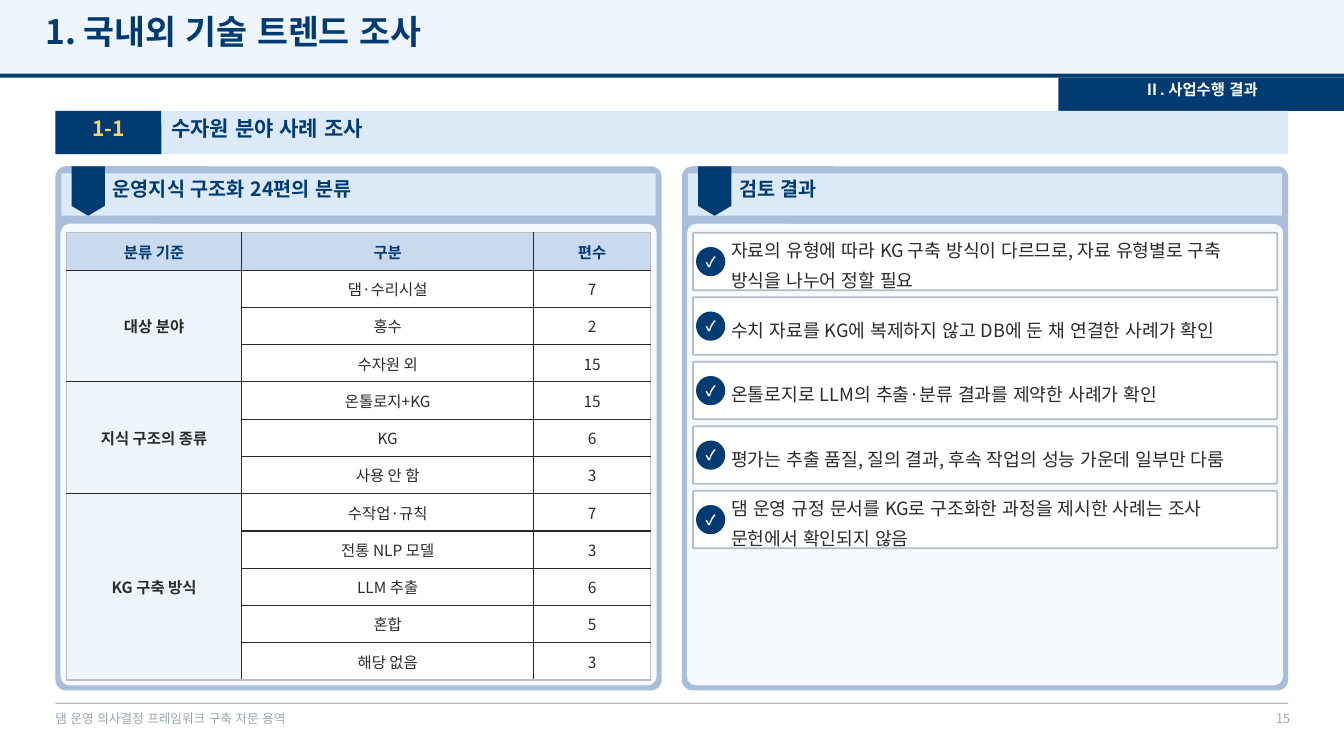
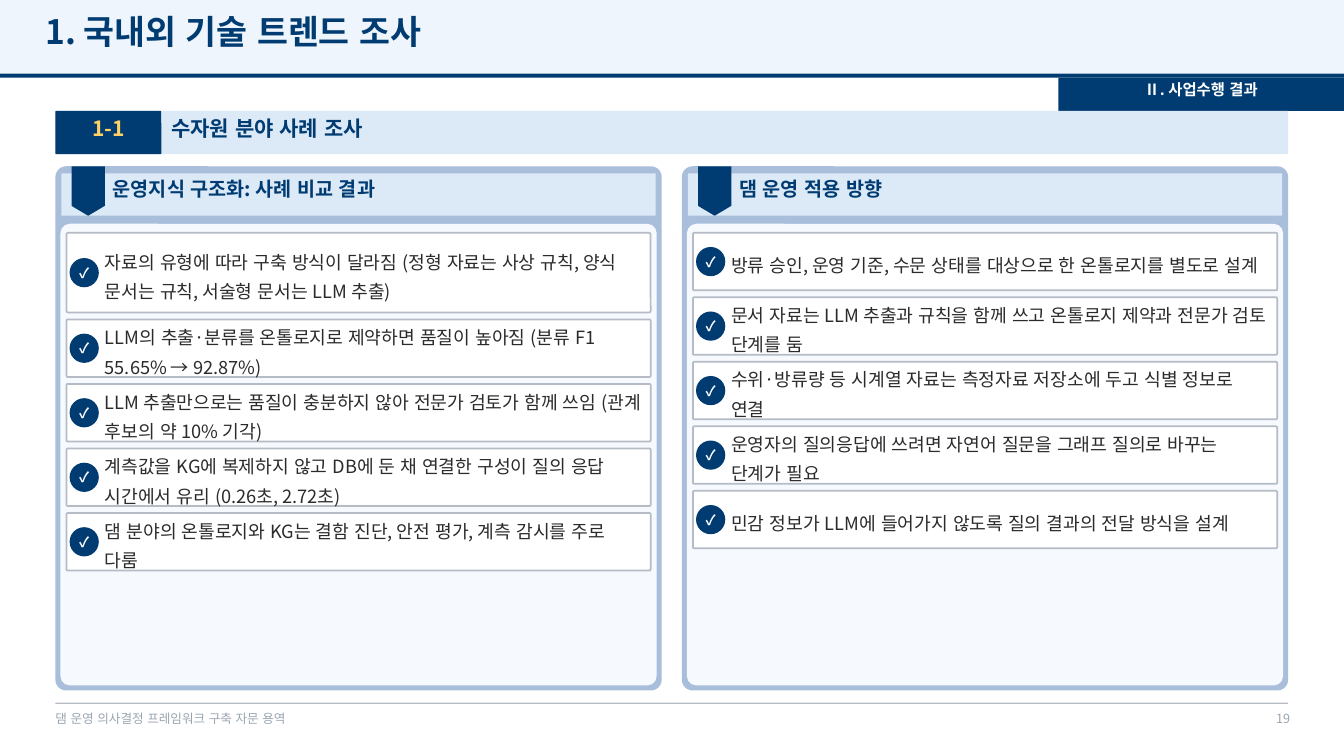
Before and after one commit to mkm1119/KGRAG-LLM, a slide deck: slide 19 of project_khnp/2026.12.09_최종보고회_발표자료_템플릿.pptx (slide 15 before the commit). Drawn at 1344x756 pixels with LibreOffice and Linux fonts; fonts in the diff are those of the drawing; background and template pictures are left out. Boxes give left, top, right and bottom in pixels: in the first picture for what was removed or moved away, otherwise in the second. Text is boxed around its words. In the diff, an @@ line names an element or a change of style, - is before the commit and + after.

```diff
--- a/project_khnp/2026.12.09_최종보고회_발표자료_템플릿.pptx
+++ b/project_khnp/2026.12.09_최종보고회_발표자료_템플릿.pptx
@@ text at [113, 179, 375, 198]: text changed @@
-운영지식 구조화 24편의 분류
+운영지식 구조화: 사례 비교 결과
@@ text at [739, 179, 882, 198]: text changed @@
-검토 결과
+댐 운영 적용 방향
@@ table removed at [67, 233, 651, 681], 12 rows, 3 columns @@
-분류 기준 | 구분 | 편수
-대상 분야 | 댐·수리시설 | 7
- | 홍수 | 2
- | 수자원 외 | 15
-지식 구조의 종류 | 온톨로지+KG | 15
- | KG | 6
- | 사용 안 함 | 3
-KG 구축 방식 | 수작업·규칙 | 7
- | 전통 NLP 모델 | 3
- | LLM 추출 | 6
- | 혼합 | 5
- | 해당 없음 | 3
@@ rounded rectangle added at [67, 233, 650, 313], fill #FFFFFF, outline #B6BCC6 1.25 pt @@
@@ ellipse added at [70, 258, 99, 287], fill #003B71 @@
@@ text added at [70, 258, 99, 287], 10 pt, text #FFFFFF, bold @@
+✓
@@ text added at [105, 253, 616, 302], 13 pt, text #2B2B2B @@
+자료의 유형에 따라 구축 방식이 달라짐 (정형 자료는 사상 규칙, 양식 문서는 규칙, 서술형 문서는 LLM 추출)
@@ text at [731, 257, 1258, 276]: text changed @@
-자료의 유형에 따라 KG 구축 방식이 다르므로, 자료 유형별로 구축 방식을 나누어 정할 필요
+방류 승인, 운영 기준, 수문 상태를 대상으로 한 온톨로지를 별도로 설계
@@ rounded rectangle added at [67, 320, 650, 377], fill #FFFFFF, outline #B6BCC6 1.25 pt @@
@@ text added at [105, 329, 595, 378], 13 pt, text #2B2B2B @@
+LLM의 추출·분류를 온톨로지로 제약하면 품질이 높아짐 (분류 F1 55.65% → 92.87%)
@@ text at [731, 307, 1266, 356]: text changed @@
-수치 자료를 KG에 복제하지 않고 DB에 둔 채 연결한 사례가 확인
+문서 자료는 LLM 추출과 규칙을 함께 쓰고 온톨로지 제약과 전문가 검토 단계를 둠
@@ ellipse added at [70, 334, 99, 363], fill #003B71 @@
@@ text added at [70, 334, 99, 363], 10 pt, text #FFFFFF, bold @@
+✓
@@ rounded rectangle added at [67, 384, 650, 442], fill #FFFFFF, outline #B6BCC6 1.25 pt @@
@@ text at [731, 371, 1233, 420]: text changed @@
-온톨로지로 LLM의 추출·분류 결과를 제약한 사례가 확인
+수위·방류량 등 시계열 자료는 측정자료 저장소에 두고 식별 정보로 연결
@@ ellipse added at [70, 398, 99, 427], fill #003B71 @@
@@ text added at [70, 398, 99, 427], 10 pt, text #FFFFFF, bold @@
+✓
@@ text added at [105, 394, 641, 442], 13 pt, text #2B2B2B @@
+LLM 추출만으로는 품질이 충분하지 않아 전문가 검토가 함께 쓰임 (관계 후보의 약 10% 기각)
@@ rounded rectangle added at [67, 449, 650, 506], fill #FFFFFF, outline #B6BCC6 1.25 pt @@
@@ text at [731, 436, 1217, 485]: text changed @@
-평가는 추출 품질, 질의 결과, 후속 작업의 성능 가운데 일부만 다룸
+운영자의 질의응답에 쓰려면 자연어 질문을 그래프 질의로 바꾸는 단계가 필요
@@ ellipse added at [70, 463, 99, 492], fill #003B71 @@
@@ text added at [70, 463, 99, 492], 10 pt, text #FFFFFF, bold @@
+✓
@@ text added at [105, 458, 604, 507], 13 pt, text #2B2B2B @@
+계측값을 KG에 복제하지 않고 DB에 둔 채 연결한 구성이 질의 응답 시간에서 유리 (0.26초, 2.72초)
@@ rounded rectangle added at [67, 513, 650, 571], fill #FFFFFF, outline #B6BCC6 1.25 pt @@
@@ ellipse added at [70, 527, 99, 557], fill #003B71 @@
@@ text added at [70, 527, 99, 557], 10 pt, text #FFFFFF, bold @@
+✓
@@ text added at [105, 523, 604, 571], 13 pt, text #2B2B2B @@
+댐 분야의 온톨로지와 KG는 결함 진단, 안전 평가, 계측 감시를 주로 다룸
@@ text at [731, 515, 1228, 532]: text changed @@
-댐 운영 규정 문서를 KG로 구조화한 과정을 제시한 사례는 조사 문헌에서 확인되지 않음
+민감 정보가 LLM에 들어가지 않도록 질의 결과의 전달 방식을 설계
```
Also in this commit, not shown: 8 other slides changed, 3 slides added, 13 other files.
